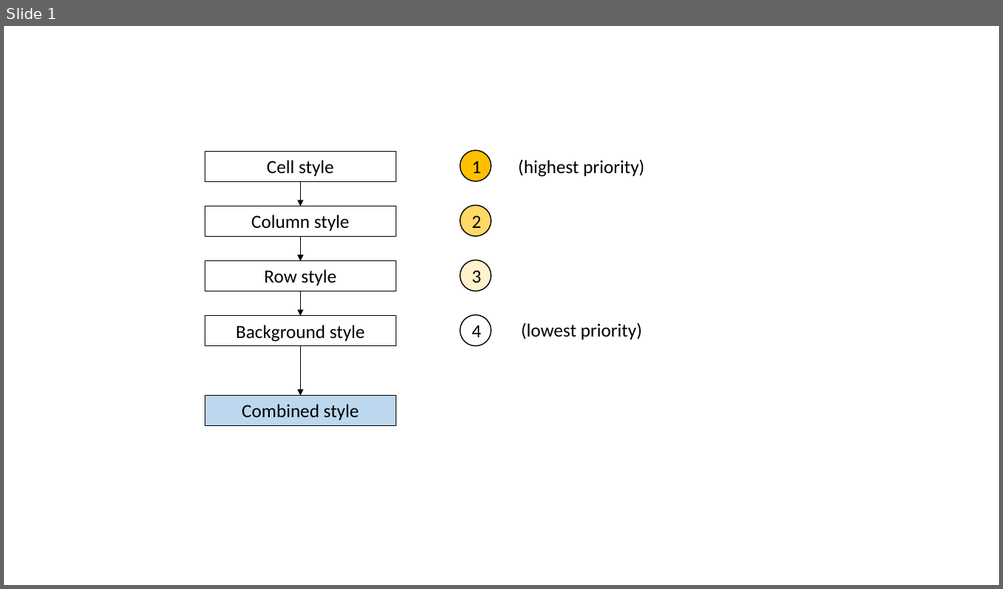
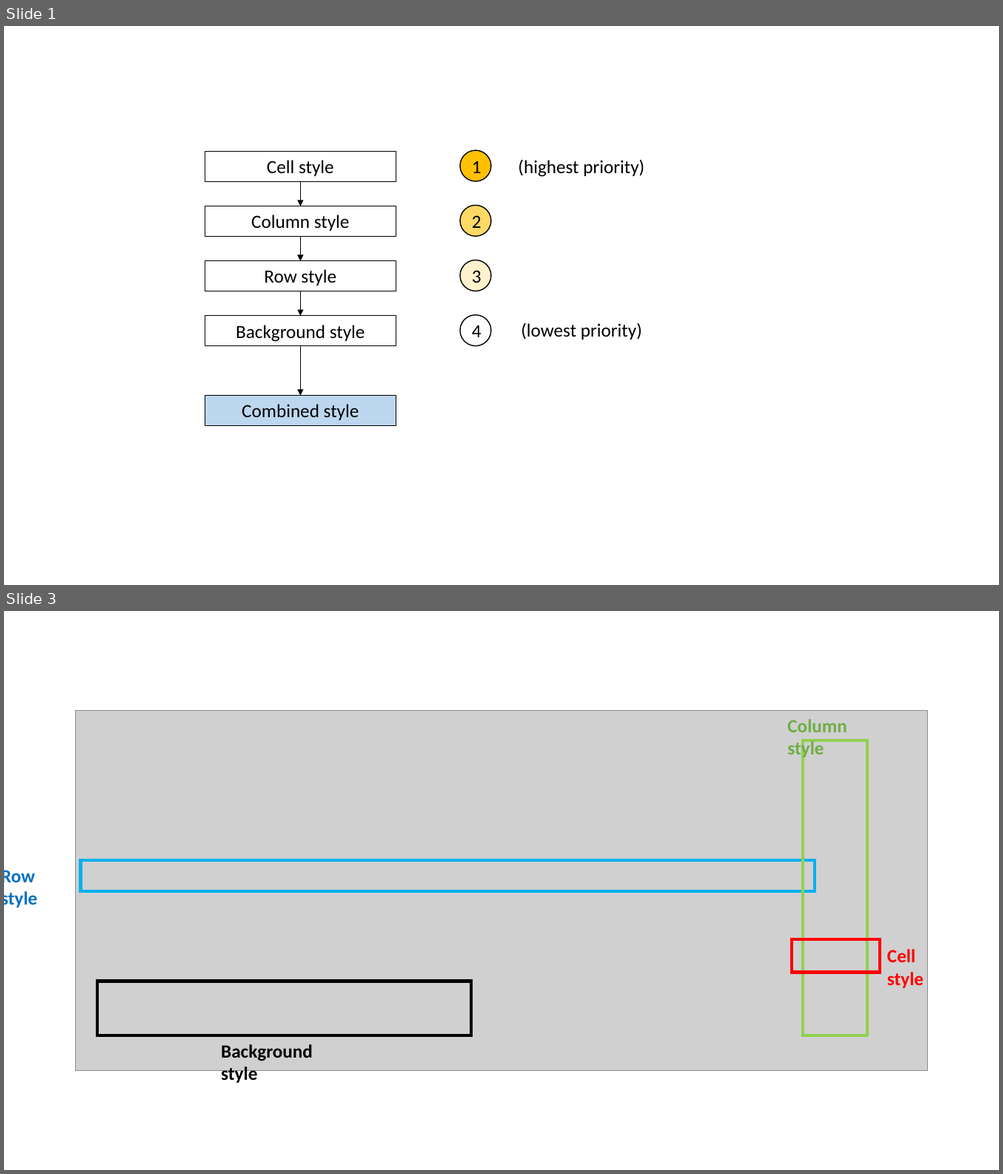
Before and after one commit to nambach/ExcelUtil, a slide deck: wiki/res/image.pptx. Shown one above the other, each under a label of ours: slide 1 before the commit, slides 1 and 3 after it; the slides between them are not shown. The pictures are 1003x589 and 1003x1174 pixels, drawn with LibreOffice and Linux fonts; fonts in the diff are those of the drawing; grey boxes stand for pictures. Boxes give left, top, right and bottom in pixels: in the first picture for what was removed or moved away, otherwise in the second. Text is boxed around its words. In the diff, an @@ line names an element or a change of style, - is before the commit and + after.

```diff
--- a/wiki/res/image.pptx
+++ b/wiki/res/image.pptx
@@ slide 3 added at (x1=4, y1=611, x2=999, y2=1170), background #FFFFFF @@
@@ picture added at (x1=76, y1=710, x2=928, y2=1071) @@
@@ text added at (x1=787, y1=719, x2=847, y2=760), 18 pt, text #70AD47, bold @@
+Column style
@@ rectangle added at (x1=803, y1=741, x2=868, y2=1037), outline #92D050 3 pt @@
@@ text added at (x1=4, y1=870, x2=37, y2=908), 18 pt, text #0070C0, bold @@
+Row style
@@ rectangle added at (x1=81, y1=861, x2=814, y2=892), outline #00B0F0 3 pt @@
@@ rectangle added at (x1=792, y1=940, x2=880, y2=972), outline #FF0000 3 pt @@
@@ text added at (x1=887, y1=949, x2=923, y2=988), 18 pt, text #FF0000, bold @@
+Cell style
@@ rectangle added at (x1=97, y1=982, x2=471, y2=1037), outline #000000 3 pt @@
@@ text added at (x1=221, y1=1045, x2=313, y2=1085), 18 pt, text #000000, bold @@
+Background style
```
Also in this commit, not shown: 1 slide changed, 4 other files.
